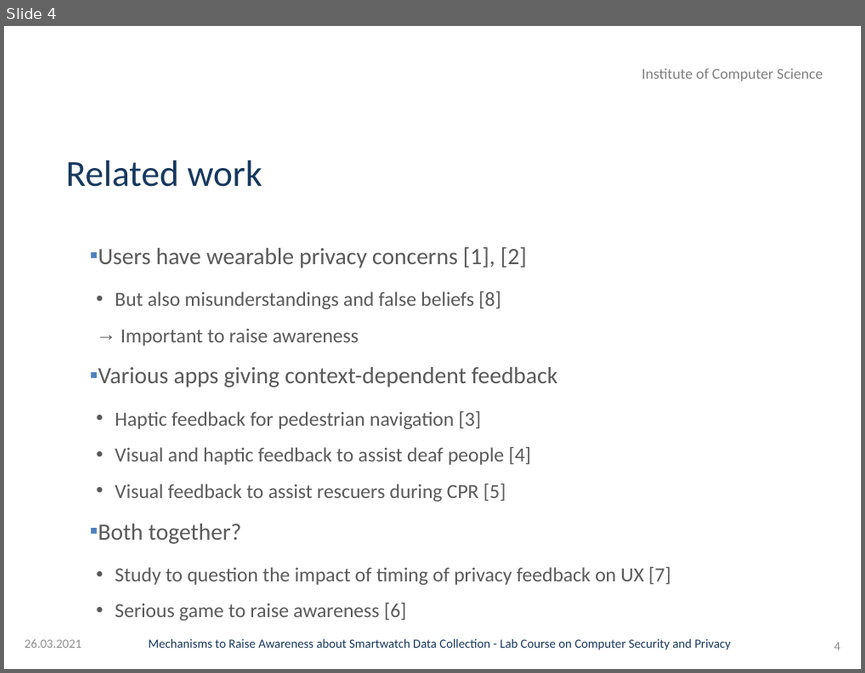
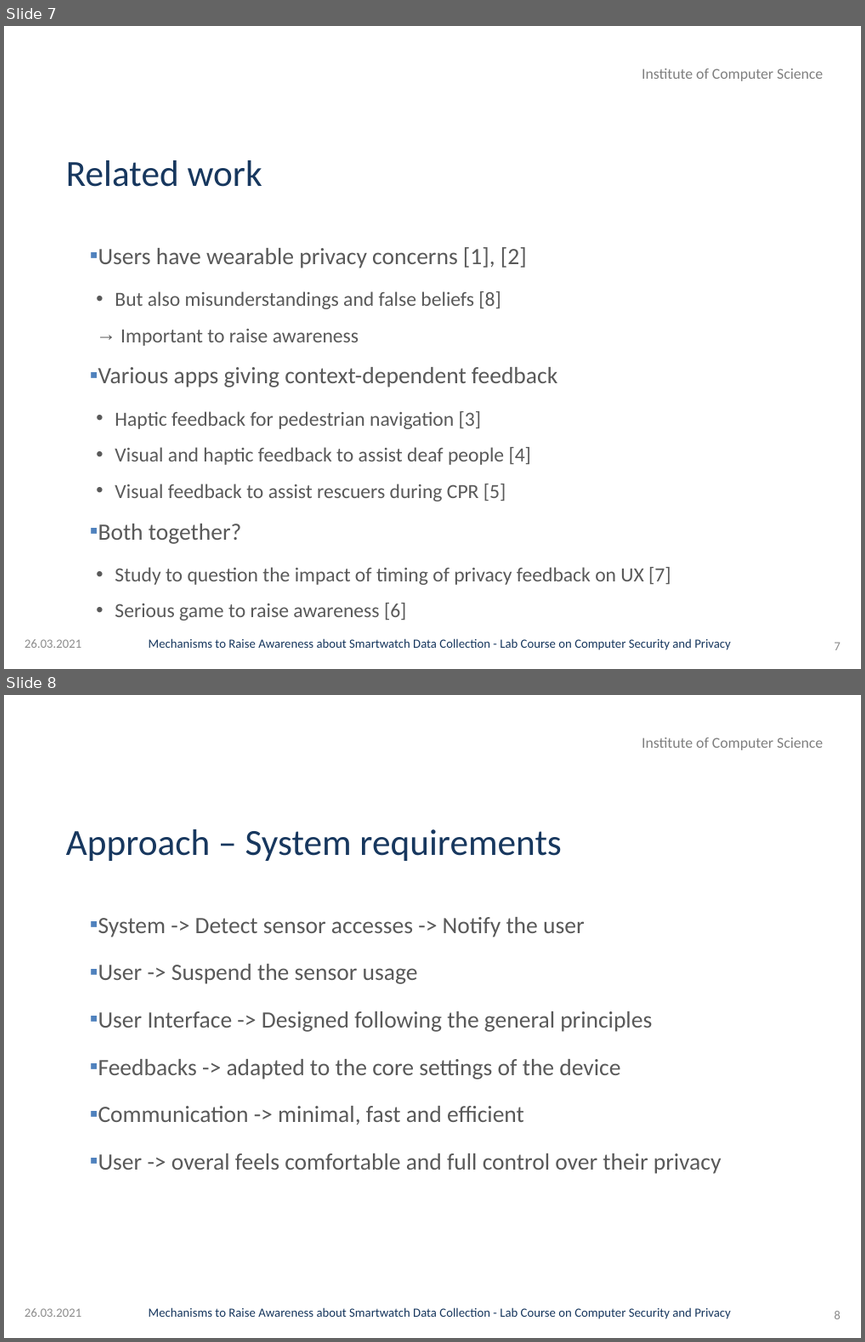
Before and after one commit to GAUG-Contributions/Practical_Course_Computer_Security_and_Privacy, a slide deck: Presentation/Presentation.pptx. Shown one above the other, each under a label of ours: slide 4 before the commit, slides 7 and 8 after it. The pictures are 865x673 and 865x1342 pixels, drawn with LibreOffice and Linux fonts; fonts in the diff are those of the drawing; background and template pictures are left out. Boxes give left, top, right and bottom in pixels: in the first picture for what was removed or moved away, otherwise in the second. Text is boxed around its words. In the diff, an @@ line names an element or a change of style, - is before the commit and + after.

```diff
--- a/Presentation/Presentation.pptx
+++ b/Presentation/Presentation.pptx
@@ slide 8 added at box(4, 695, 861, 1338), background picture (left out); not listed: 2 template elements that a slide beside it also shows @@
@@ title added at box(66, 829, 561, 861), 44 pt, text #17375E @@
+Approach – System requirements
@@ text added at box(98, 917, 721, 1174), 28 pt, text #595959 @@
+▪ System -> Detect sensor accesses -> Notify the user
+▪ User -> Suspend the sensor usage
+▪ User Interface -> Designed following the general principles
+▪ Feedbacks -> adapted to the core settings of the device
+▪ Communication -> minimal, fast and efficient
+▪ User -> overal feels comfortable and full control over their privacy
@@ text added at box(24, 1308, 81, 1316), 15 pt, text #8C8C8C @@
+26.03.2021
@@ page number added at box(834, 1310, 840, 1319), 15 pt, text #8C8C8C @@
+8
@@ what was slide 4 is now slide 7 @@
@@ page number at box(834, 641, 840, 650): text changed @@
-4
+7
```
Also in this commit, not shown: 2 slides changed, 7 other slides added, 2 other files.
